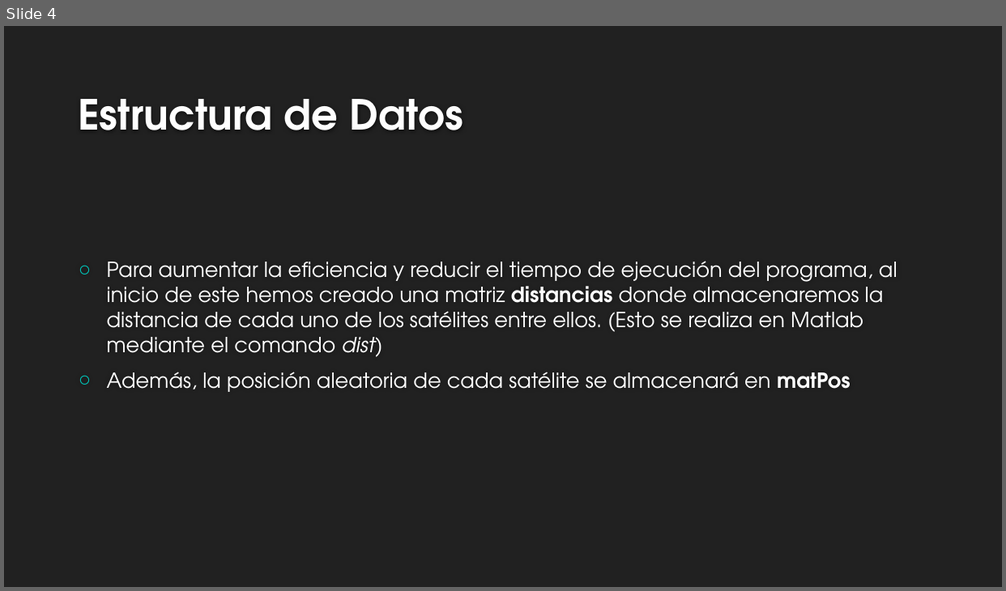
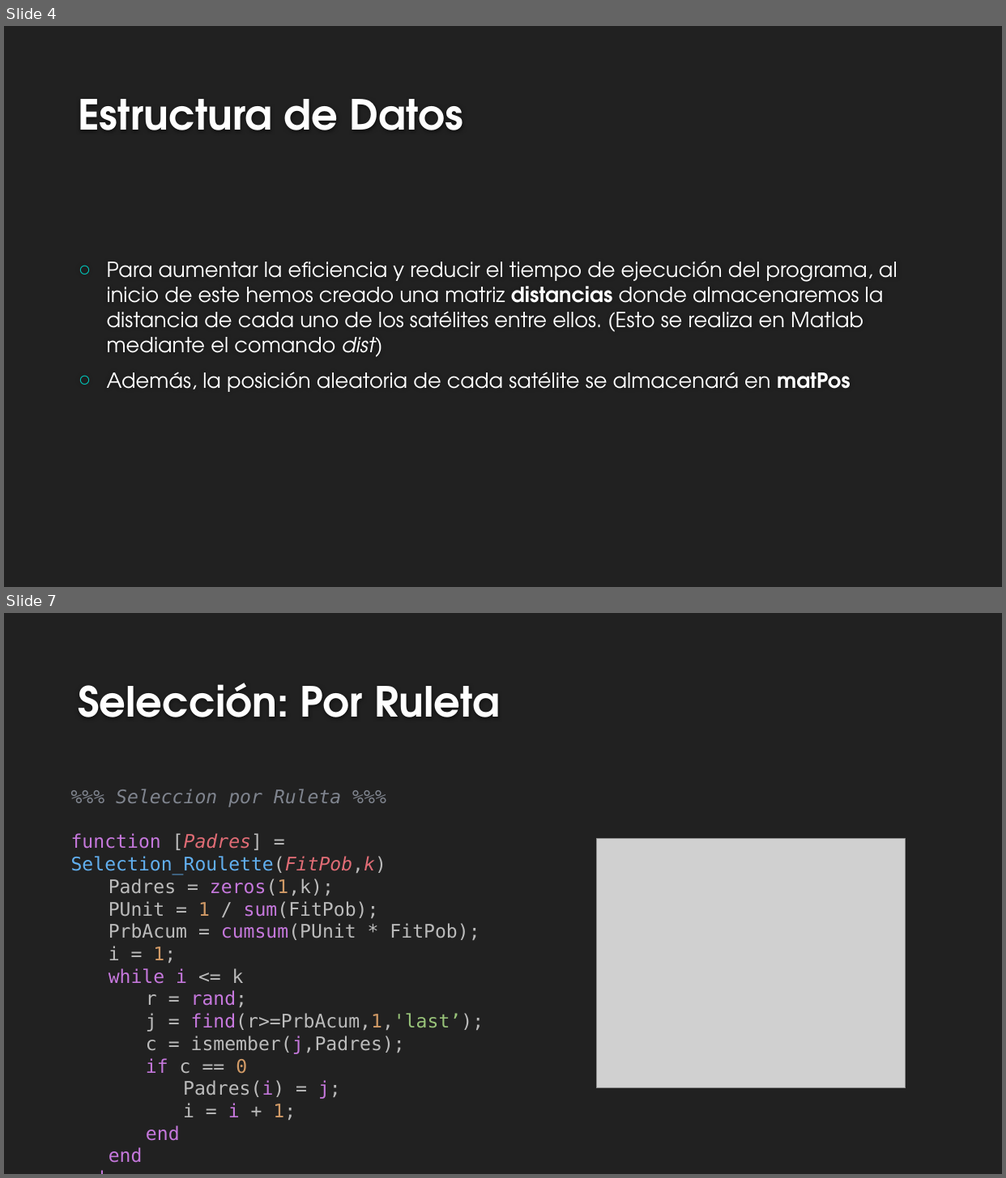
Before and after one commit to rafaroman18/SatellitesIS, a slide deck: TrabajoSI.pptx. Shown one above the other, each under a label of ours: slide 4 before the commit, slides 4 and 7 after it; the slides between them are not shown. The pictures are 1006x591 and 1006x1178 pixels, drawn with LibreOffice and Linux fonts; fonts in the diff are those of the drawing; grey boxes stand for pictures; background and template pictures are left out. Boxes give left, top, right and bottom in pixels: in the first picture for what was removed or moved away, otherwise in the second. Text is boxed around its words. In the diff, an @@ line names an element or a change of style, - is before the commit and + after.

```diff
--- a/TrabajoSI.pptx
+++ b/TrabajoSI.pptx
@@ slide 7 added at bbox=[4, 613, 1002, 1174], background #212121 @@
@@ title added at bbox=[78, 683, 500, 717], 40 pt, text #FEFEFE, bold @@
+Selección: Por Ruleta
@@ text added at bbox=[71, 789, 484, 1163], 18 pt, text #BBBBBB @@
+%%% Seleccion por Ruleta %%%
+function [Padres] = Selection_Roulette(FitPob,k)
+Padres = zeros(1,k);
+PUnit = 1 / sum(FitPob);
+PrbAcum = cumsum(PUnit * FitPob);
+i = 1;
+while i <= k
+r = rand;
+j = find(r>=PrbAcum,1,'last’);
+c = ismember(j,Padres);
+if c == 0
+Padres(i) = j;
+i = i + 1;
+end
+end
+end
@@ picture added at bbox=[596, 839, 906, 1088] @@
```
Also in this commit, not shown: 2 slides changed, 7 other slides added.
